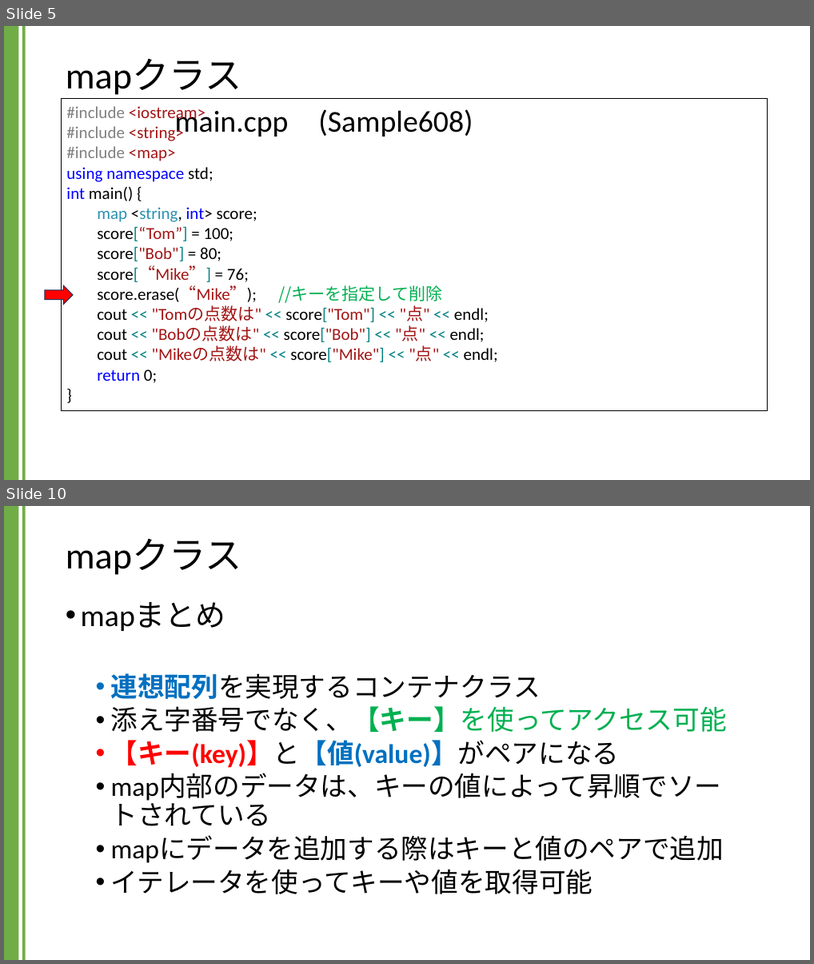
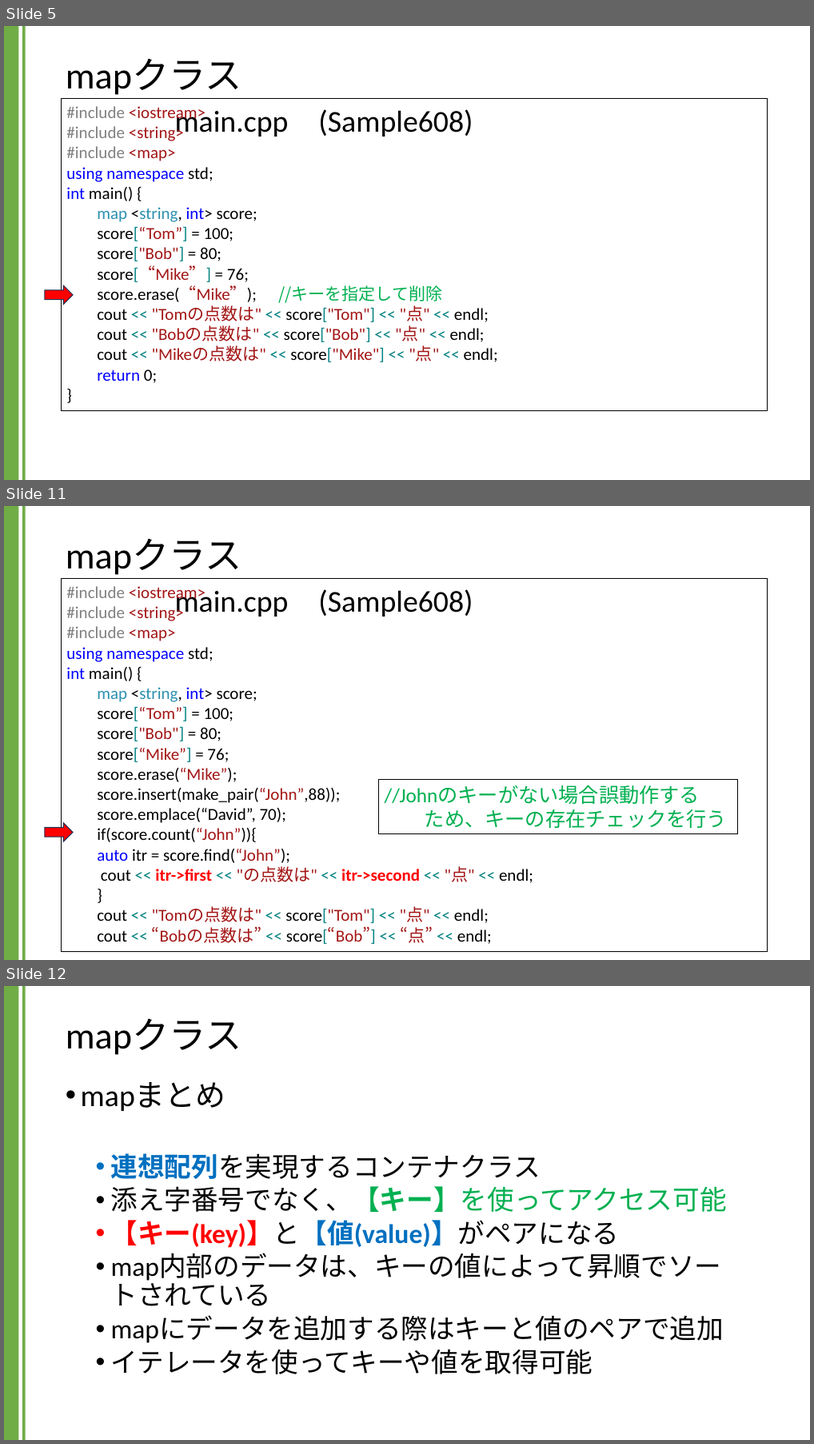
Before and after one commit to kic-murata/cpp2024, a slide deck: 授業資料/講義資料：Mapクラス.pptx. Shown one above the other, each under a label of ours: slides 5 and 10 before the commit, slides 5, 11 and 12 after it; the slides between them are not shown. The pictures are 814x964 and 814x1444 pixels, drawn with LibreOffice and Linux fonts; fonts in the diff are those of the drawing. Boxes give left, top, right and bottom in pixels: in the first picture for what was removed or moved away, otherwise in the second. Text is boxed around its words. In the diff, an @@ line names an element or a change of style, - is before the commit and + after.

```diff
--- a/授業資料/講義資料：Mapクラス.pptx
+++ b/授業資料/講義資料：Mapクラス.pptx
@@ slide 11 added at (x1=4, y1=506, x2=810, y2=960), background #FFFFFF; not listed: 2 template elements that a slide beside it also shows @@
@@ title added at (x1=66, y1=539, x2=242, y2=575), 44 pt, text #000000 @@
+mapクラス
@@ rectangle added at (x1=61, y1=579, x2=768, y2=952), outline #000000 0.75 pt, 20 pt, text #000000 @@
+#include <iostream>
+#include <string>
+#include <map>
+using namespace std;
+int main() {
+map <string, int> score;
+score[“Tom”] = 100;
+score["Bob"] = 80;
+score[“Mike”] = 76;
+score.erase(“Mike”);
+score.insert(make_pair(“John”,88));
+score.emplace(“David”, 70);
+if(score.count(“John”)){
+auto itr = score.find(“John”);
+cout << itr->first << "の点数は" << itr->second << "点" << endl;
+}
+cout << "Tomの点数は" << score["Tom"] << "点" << endl;
+cout << “Bobの点数は” << score[“Bob”] << “点” << endl;
@@ text added at (x1=175, y1=589, x2=473, y2=616), 36 pt, text #000000 @@
+main.cpp (Sample608)
@@ rectangle added at (x1=378, y1=779, x2=738, y2=834), fill #FFFFFF, outline #000000 0.75 pt, 24 pt, text #00B050 @@
+//Johnのキーがない場合誤動作する
+ため、キーの存在チェックを行う
@@ right arrow added at (x1=45, y1=822, x2=73, y2=841), fill #FF0000, outline #1E3256 1 pt @@
@@ what was slide 10 is now slide 12 @@
```
Also in this commit, not shown: 4 slides changed, 1 other slide added, 1 other file.
